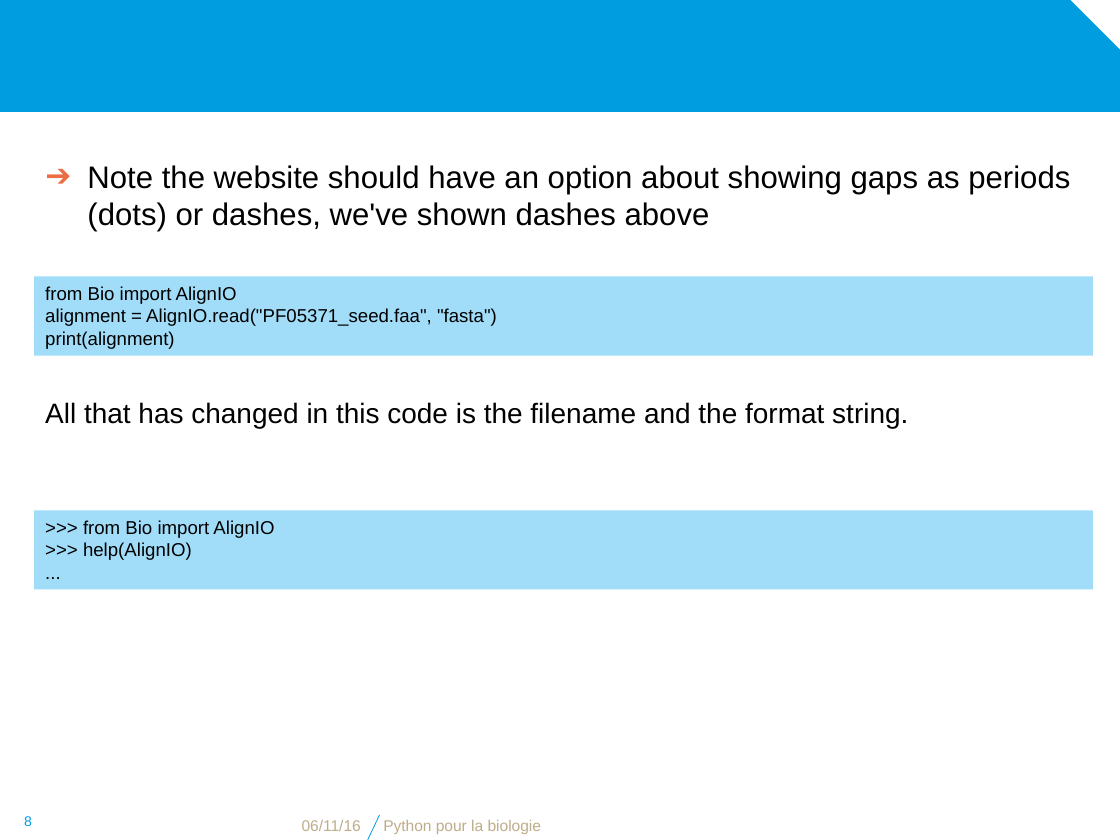
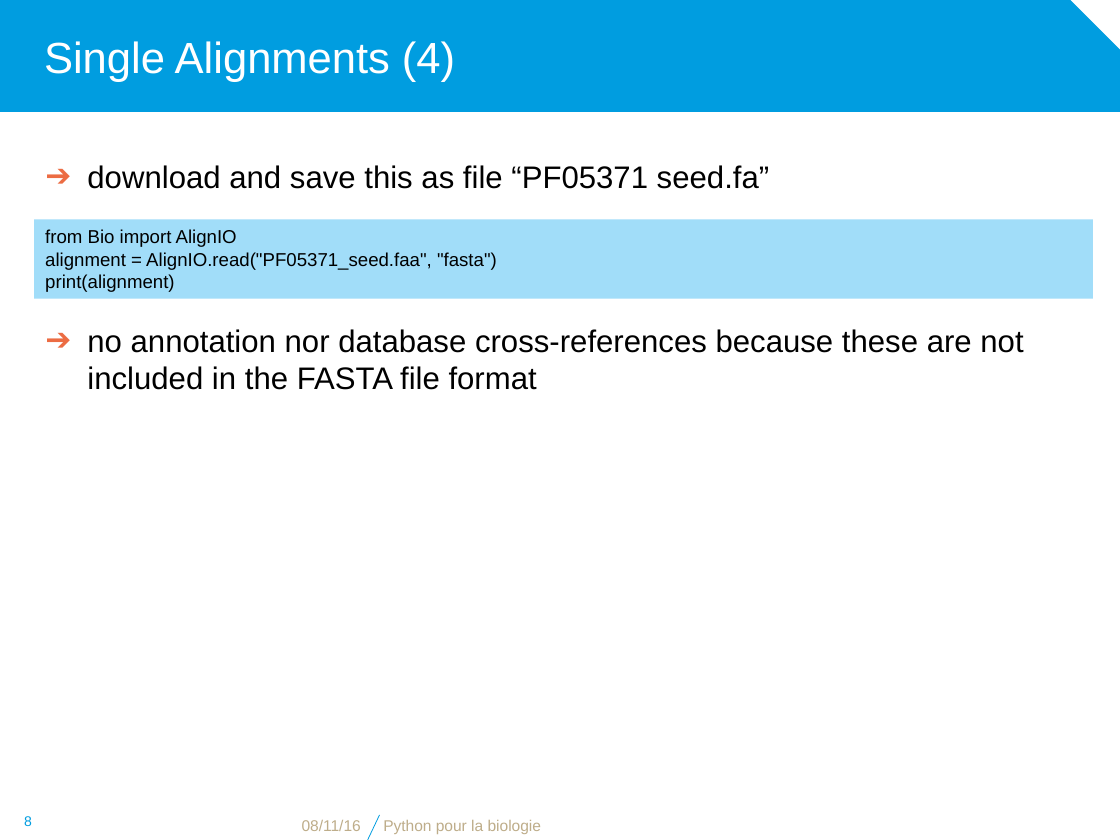
Before and after one commit to bdartigues/python_cnrs_formation, a slide deck: slide 8 of slides/python_biopython_Multiple_alignment.pptx. Drawn at 1120x840 pixels with LibreOffice and Linux fonts; fonts in the diff are those of the drawing; background and template pictures are left out. Boxes give left, top, right and bottom in pixels: in the first picture for what was removed or moved away, otherwise in the second. Text is boxed around its words. In the diff, an @@ line names an element or a change of style, - is before the commit and + after.

```diff
--- a/slides/python_biopython_Multiple_alignment.pptx
+++ b/slides/python_biopython_Multiple_alignment.pptx
@@ title added at (x1=44, y1=41, x2=455, y2=82), 28 pt, text #FFFFFF @@
+Single Alignments (4)
@@ text at (x1=87, y1=165, x2=769, y2=189): text changed @@
-➔ Note the website should have an option about showing gaps as periods (dots) or dashes, we've shown dashes above
+➔ download and save this as file “PF05371 seed.fa”
@@ rectangle "from Bio import AlignIO" moved from (x1=35, y1=277, x2=1093, y2=356) to (x1=35, y1=220, x2=1093, y2=299) @@
@@ text at (x1=87, y1=329, x2=1023, y2=390): text changed; size 18 to 20 pt @@
-All that has changed in this code is the filename and the format string.
+➔ no annotation nor database cross-references because these are not included in the FASTA file format
@@ rectangle removed at (x1=35, y1=511, x2=1093, y2=590) @@
->>> from Bio import AlignIO
->>> help(AlignIO)
-...
```
Also in this commit, not shown: 22 other slides changed, 3 other files.
